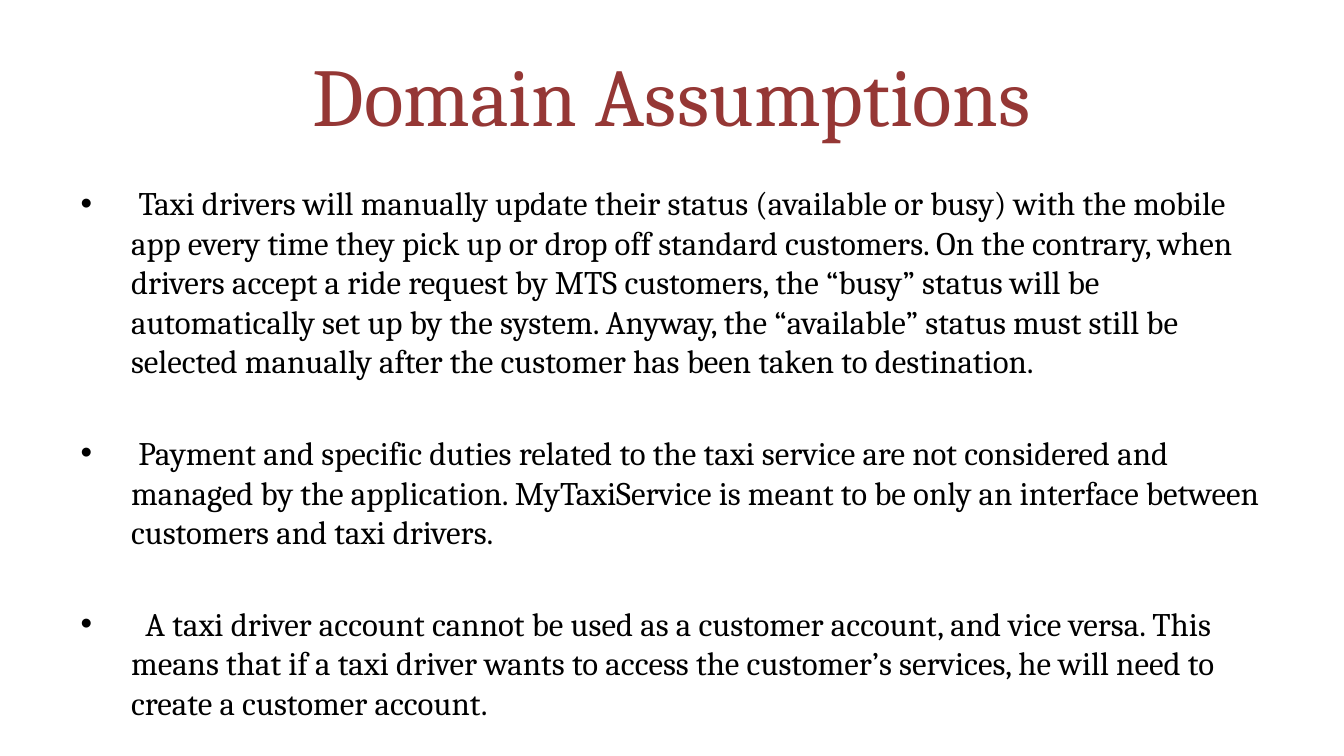
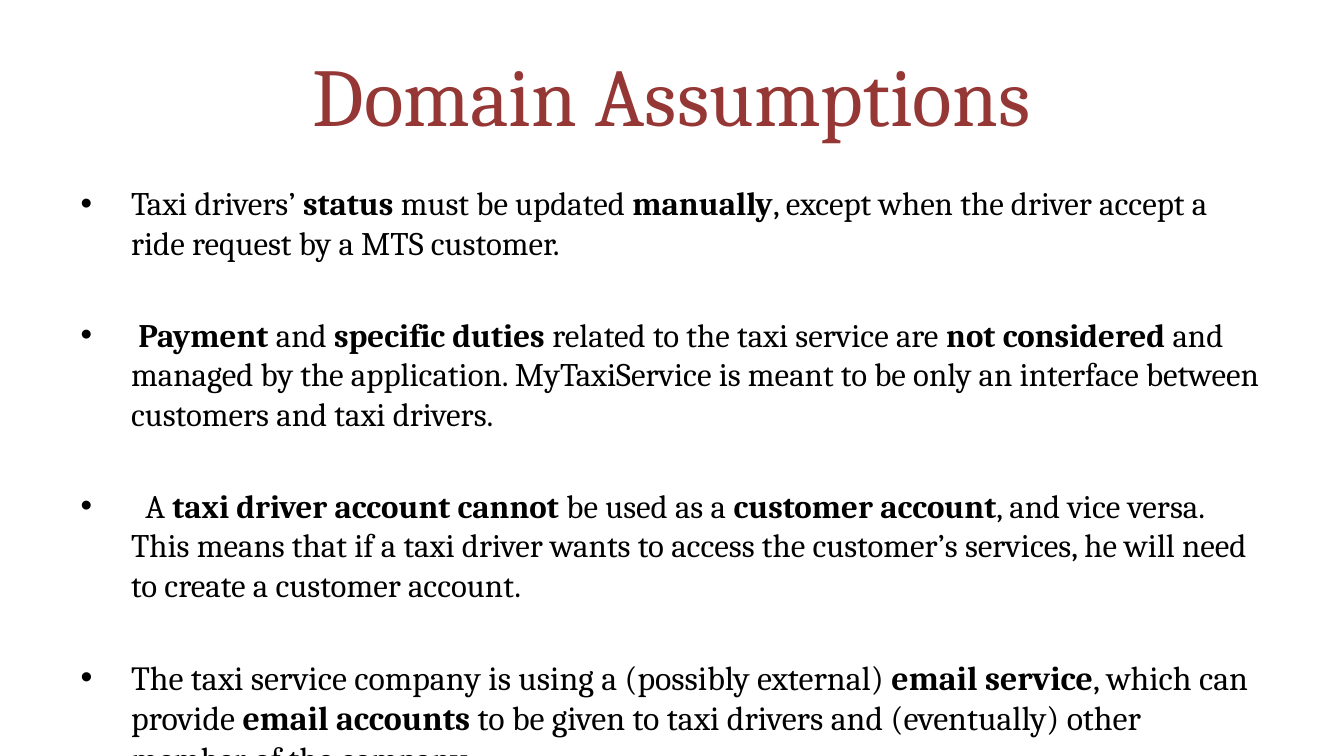
Before and after one commit to MarcoRomani/myTaxyService-SE2-PozziRomani, a slide deck: slide 4 of OtherStuff/FINAL PRESENTATION/MyTaxiService.pptx. Drawn at 1344x756 pixels with LibreOffice and Linux fonts; fonts in the diff are those of the drawing. Boxes give left, top, right and bottom in pixels: in the first picture for what was removed or moved away, otherwise in the second. Text is boxed around its words. In the diff, an @@ line names an element or a change of style, - is before the commit and + after.

```diff
--- a/OtherStuff/FINAL PRESENTATION/MyTaxiService.pptx
+++ b/OtherStuff/FINAL PRESENTATION/MyTaxiService.pptx
@@ text at (131, 192, 1207, 262): text changed @@
-• Taxi drivers will manually update their status (available or busy) with the mobile app every time they pick up or drop off standard customers. On the contrary, when drivers accept a ride request by MTS customers, the “busy” status will be automatically set up by the system. Anyway, the “available” status must still be selected manually after the customer has been taken to destination.
+• Taxi drivers’ status must be updated manually, except when the driver accept a ride request by a MTS customer.
@@ text at (131, 323, 1259, 598): bold on in "Payment specific duties not considered", "taxi driver account cannot customer account," @@
@@ text at (131, 666, 1248, 738): paragraph added @@
+• The taxi service company is using a (possibly external) email service, which can provide email accounts to be given to taxi drivers and (eventually) other member of the company.
```
Also in this commit, not shown: 11 other slides changed.
